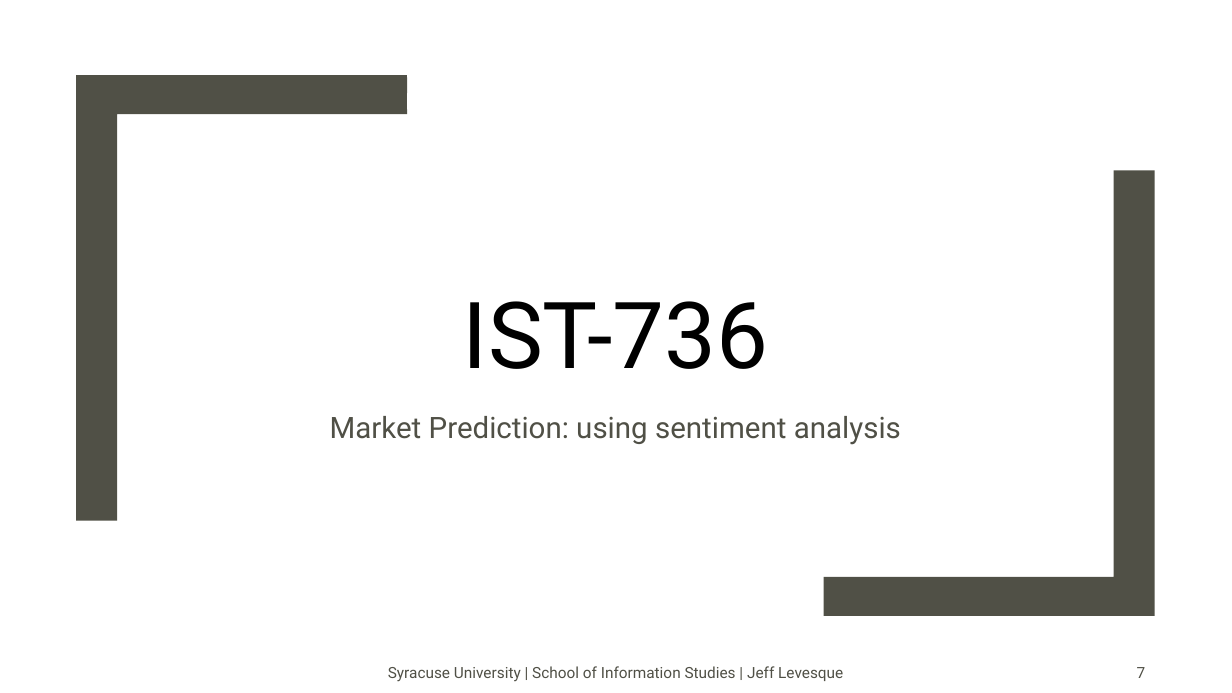
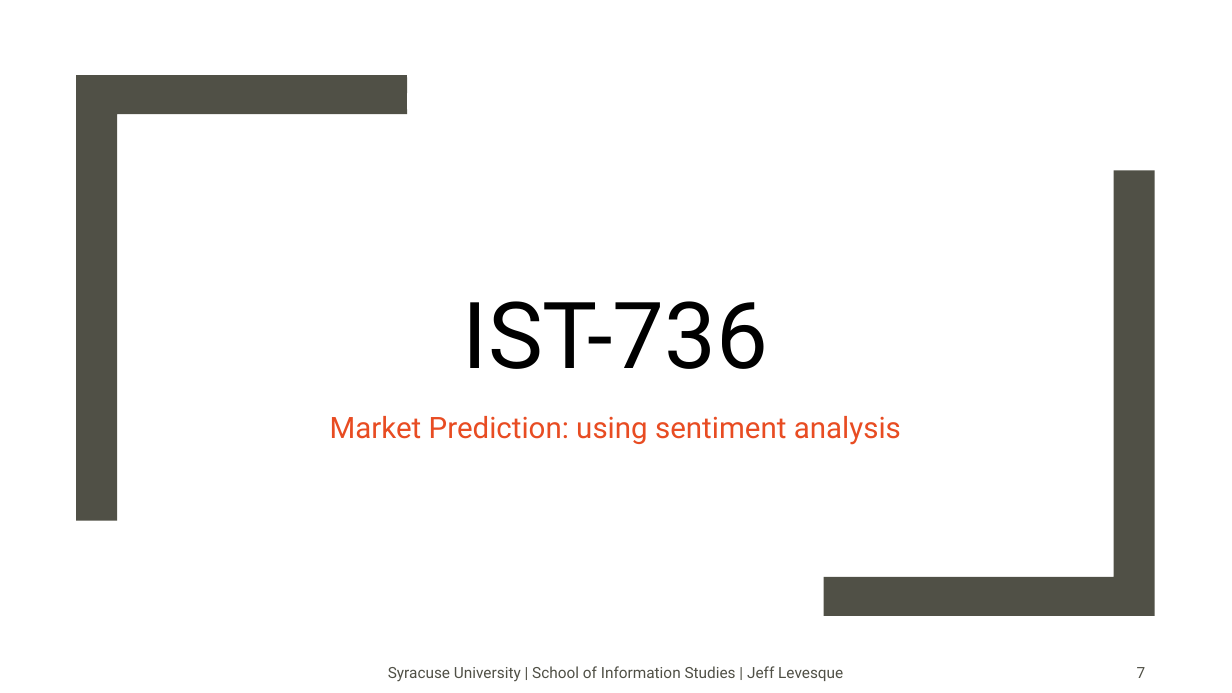
Before and after one commit to jeff1evesque/ist-exit-portfolio, a slide deck: slide 7 of presentation.pptx. Drawn at 1232x693 pixels with LibreOffice and Linux fonts; fonts in the diff are those of the drawing; background and template pictures are left out. Boxes give left, top, right and bottom in pixels: in the first picture for what was removed or moved away, otherwise in the second. Text is boxed around its words. In the diff, an @@ line names an element or a change of style, - is before the commit and + after.

Commit message:
#12: presentation.pptx, minor style update

```diff
--- a/presentation.pptx
+++ b/presentation.pptx
@@ subtitle "Market Prediction: using sentiment analysis" at [330, 416, 901, 445]: text colour #505046 to #E84C22 @@
```
Also in this commit, not shown: 4 other slides changed.
